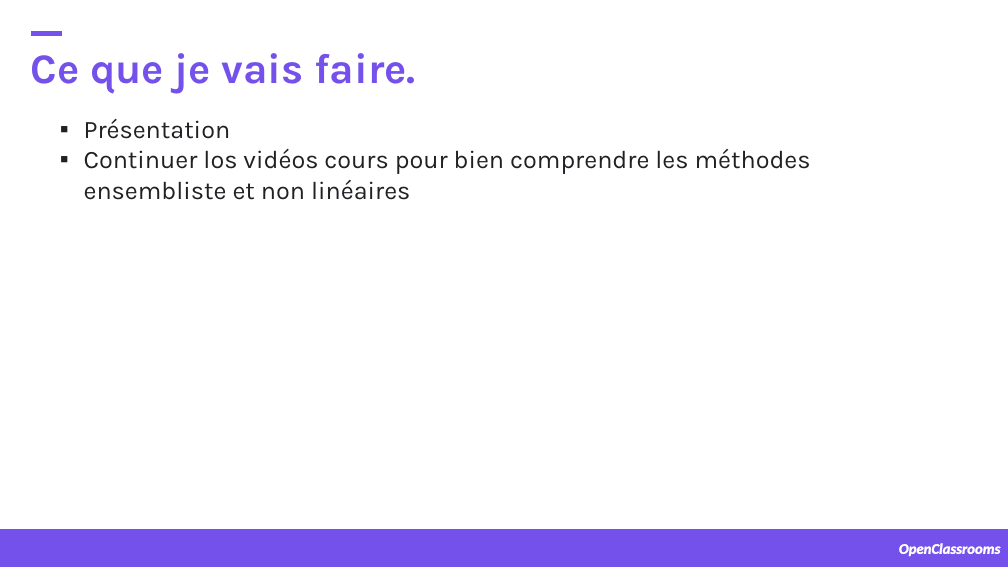
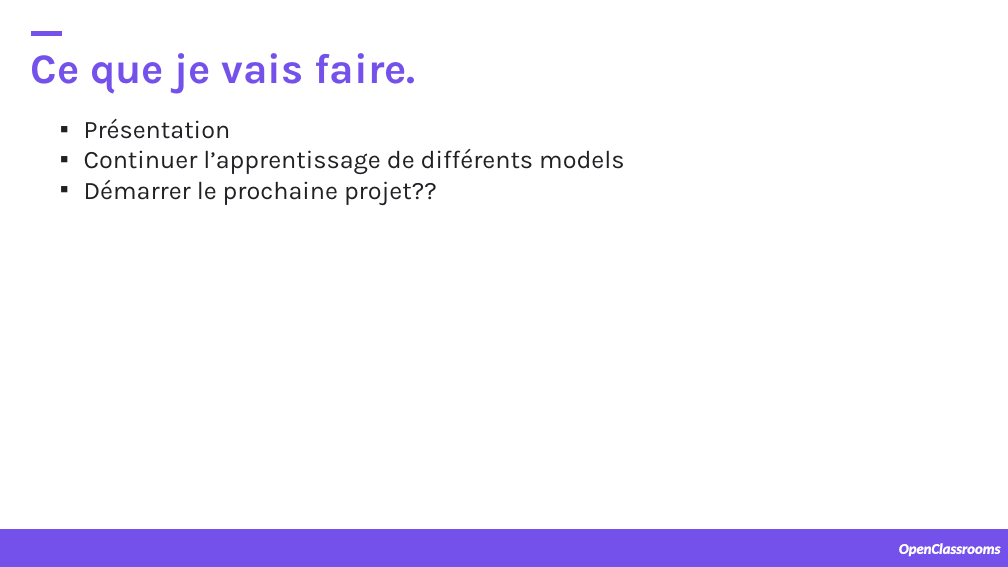
Before and after one commit to samirhinojosa/OC-P4-consumption-needs-of-buildings, a slide deck: slide 22 of supports/08252021.pptx (slide 27 before the commit). Drawn at 1008x567 pixels with LibreOffice and Linux fonts; fonts in the diff are those of the drawing; background and template pictures are left out. Boxes give left, top, right and bottom in pixels: in the first picture for what was removed or moved away, otherwise in the second. Text is boxed around its words. In the diff, an @@ line names an element or a change of style, - is before the commit and + after.

```diff
--- a/supports/08252021.pptx
+++ b/supports/08252021.pptx
@@ text at box(84, 149, 624, 205): text changed @@
-▪ Continuer los vidéos cours pour bien comprendre les méthodes ensembliste et non linéaires
+▪ Continuer l’apprentissage de différents models
+▪ Démarrer le prochaine projet??
```
Also in this commit, not shown: 1 other slide changed, 5 slides removed, 1 other file.
